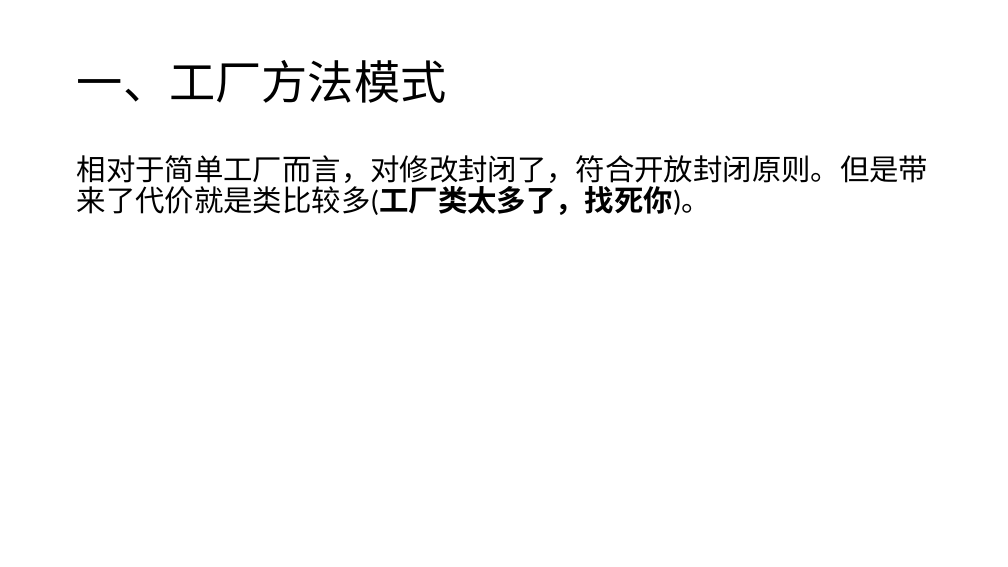
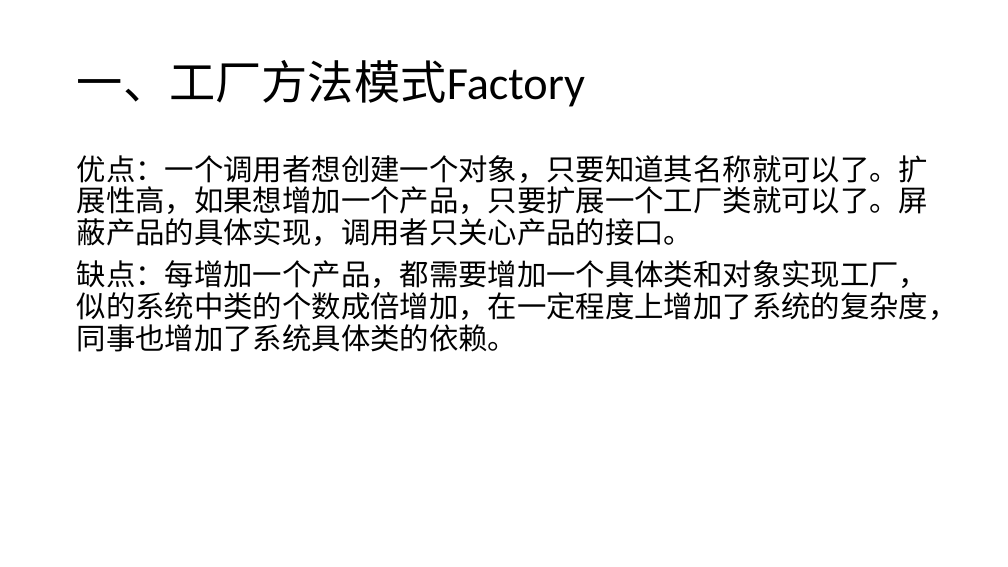
Before and after one commit to tdxhhw66/JavaCodeAcc, a slide deck: slide 2 of 设计模式3.pptx. Drawn at 1008x567 pixels with LibreOffice and Linux fonts; fonts in the diff are those of the drawing. Boxes give left, top, right and bottom in pixels: in the first picture for what was removed or moved away, otherwise in the second. Text is boxed around its words. In the diff, an @@ line names an element or a change of style, - is before the commit and + after.

```diff
--- a/设计模式3.pptx
+++ b/设计模式3.pptx
@@ title at (77, 60, 585, 107): text changed @@
-一、工厂方法模式
+一、工厂方法模式Factory
@@ text at (77, 155, 958, 352): text changed @@
-相对于简单工厂而言，对修改封闭了，符合开放封闭原则。但是带来了代价就是类比较多(工厂类太多了，找死你)。
+优点：一个调用者想创建一个对象，只要知道其名称就可以了。扩展性高，如果想增加一个产品，只要扩展一个工厂类就可以了。屏蔽产品的具体实现，调用者只关心产品的接口。
+缺点：每增加一个产品，都需要增加一个具体类和对象实现工厂，似的系统中类的个数成倍增加，在一定程度上增加了系统的复杂度，同事也增加了系统具体类的依赖。
```
Also in this commit, not shown: 1 other slide changed, 1 slide added, 12 other files.
